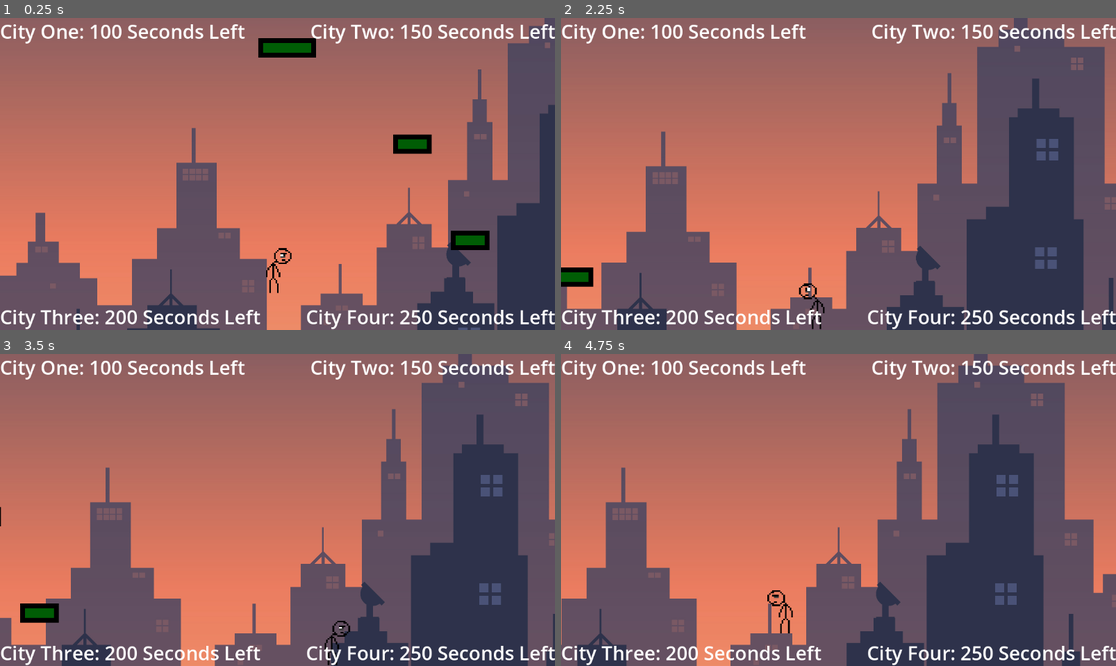
Above: before the commit, frames 1-4 (two rows, left to right).
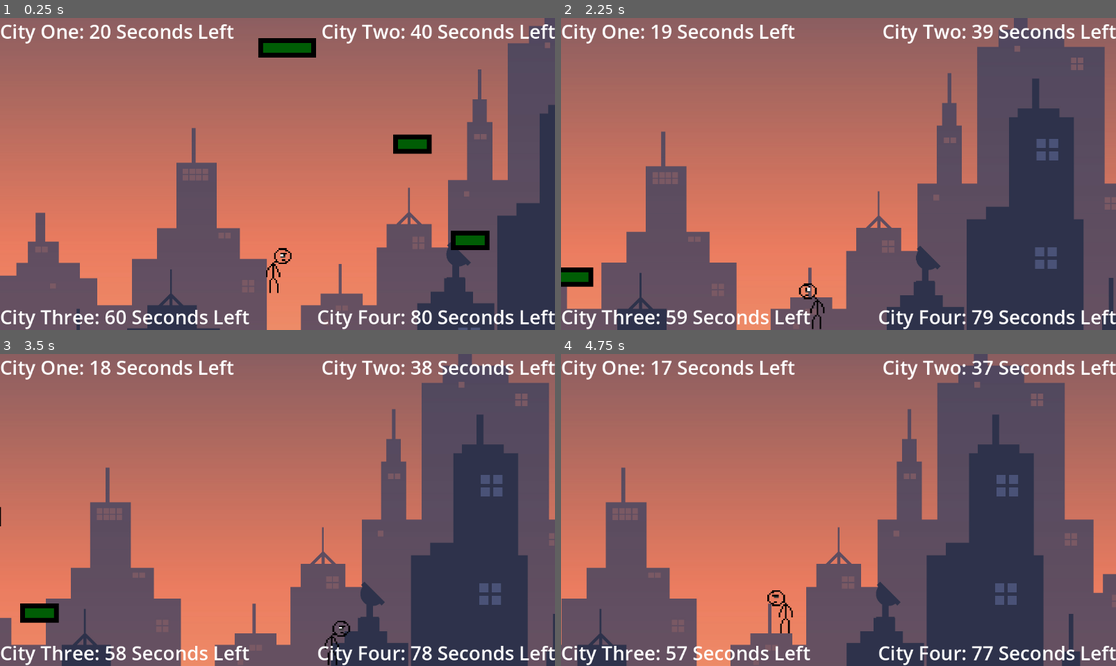
Above: after the commit, the same moments.

Repository: Varun-Ganeshkumar/slow-and-steady
Game: Godot game, scene res://scenes/city_one.tscn
Same seed, same stepped clock (60 frames per second), same inputs: the game is played once before the commit and once after it.
Inputs (mouse positions are in pixels of both pictures, inside the frame that each line leads up to):
- Up to frame 1 (0.25 s): no input
- Up to frame 2 (2.25 s): tap Enter (ui_accept) at 0.5, 0.77, 1.52 s; move the mouse to (960, 158) at 0.52 s; hold Right (ui_right) 0.53-2.03 s; tap Alt at 0.6, 2.1 s; click (960, 158) at 0.67 s; move the mouse to (727, 189) at 1.27 s; tap Shift at 1.35 s; move the mouse to (894, 105) at 2.02 s; hold Left (ui_left) from 2.03 s (still down)
- Up to frame 3 (3.5 s): move the mouse to (249, 572) at 2.77 s; release Left (ui_left) at 2.78 s; hold Right (ui_right) from 2.78 s (still down); tap Shift at 2.85 s; click (249, 572) at 2.92 s; tap Enter (ui_accept) at 3.02 s
- Up to frame 4 (4.75 s): move the mouse to (1005, 556) at 3.52 s; tap Alt at 3.6 s; tap Enter (ui_accept) at 3.77, 4.52 s; move the mouse to (672, 463) at 4.27 s; release Right (ui_right) at 4.28 s; hold Left (ui_left) from 4.28 s (still down); tap Shift at 4.35 s

The runs differ from the first frame. In frame 1, 2.1% of the frame differs, in the area x 16-76%, y 2-100%; in frame 2, 2.1%; in frame 3, 2.2%; in frame 4, 2.3%, in the area x 18-78%, y 2-100%.
Error before the commit: Invalid access to property or key 'cityOneBuilt' on a base object of type 'Node (global.gd)'. (res://scripts/shield.gd:9)

Commit message:
Global variables

Diff:
--- a/slow-and-steady-loses-the-race/scripts/global.gd
+++ b/slow-and-steady-loses-the-race/scripts/global.gd
@@ -1,7 +1,27 @@
 extends Node
 
 # All variables that will need to be referenced in multiple scripts go here.
-var cityOneTimer = 100
-var cityTwoTimer = 150
-var cityThreeTimer = 200
-var cityFourTimer = 250
+# Timers for all the cities
+var cityOneTimer := 20
+var cityTwoTimer := 40
+var cityThreeTimer := 60
+var cityFourTimer := 80
+# Timer pauses
+var cityOnePause := 0
+var cityTwoPause := 0
+var cityThreePause := 0
+var cityFourPause := 0
+# Main currency for the shops
+var survivalPoints := 0
+# How many times a nuke has hit and survived
+var fullCompletions := 0
+# Checks if the walls for the buildings have been created or not
+var cityOneBuilt := false
+var cityTwoBuilt := false
+var cityThreeBuilt := false
+var cityFourBuilt := false
+var failure := false
+var JUSTONCE := true
+# Shop items
+var woodForBuilding := 0
+var freezeItem := 0
